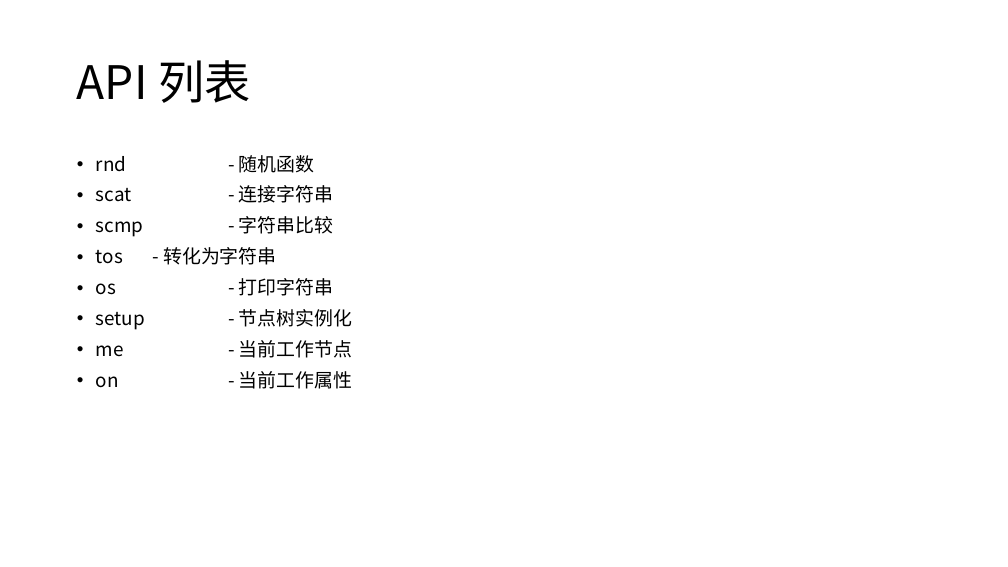
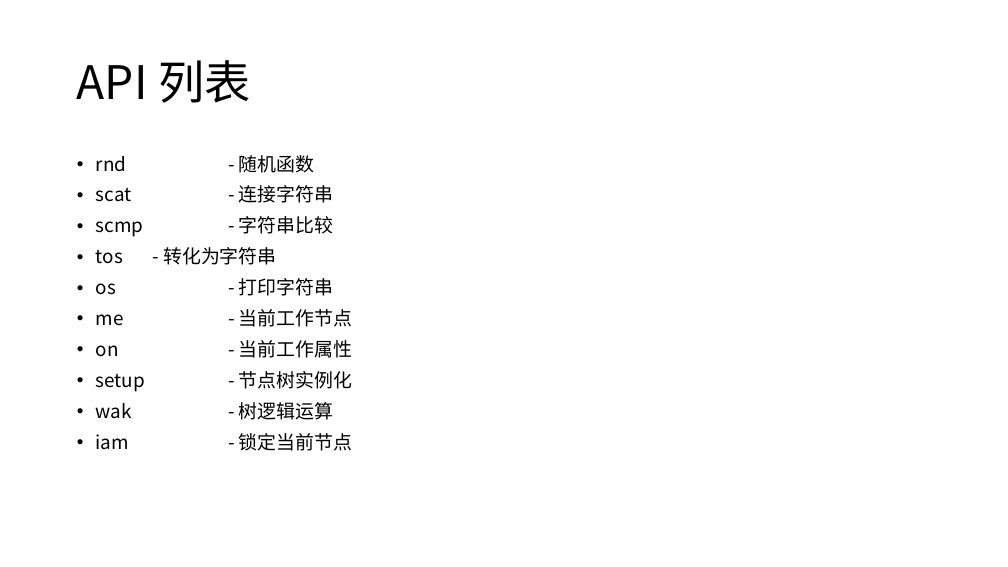
Before and after one commit to panguojun/.PHG., a slide deck: slide 19 of PHG语法手册.pptx (slide 18 before the commit). Drawn at 1008x567 pixels with LibreOffice and Linux fonts; fonts in the diff are those of the drawing. Boxes give left, top, right and bottom in pixels: in the first picture for what was removed or moved away, otherwise in the second. Text is boxed around its words. In the diff, an @@ line names an element or a change of style, - is before the commit and + after.

```diff
--- a/PHG语法手册.pptx
+++ b/PHG语法手册.pptx
@@ text at bbox=[96, 309, 352, 330]: paragraph removed @@
-• setup - 节点树实例化
@@ text at bbox=[96, 371, 352, 451]: paragraphs added @@
+• setup - 节点树实例化
+• wak - 树逻辑运算
+• iam - 锁定当前节点
```
Also in this commit, not shown: 1 other slide changed, 2 slides added.
